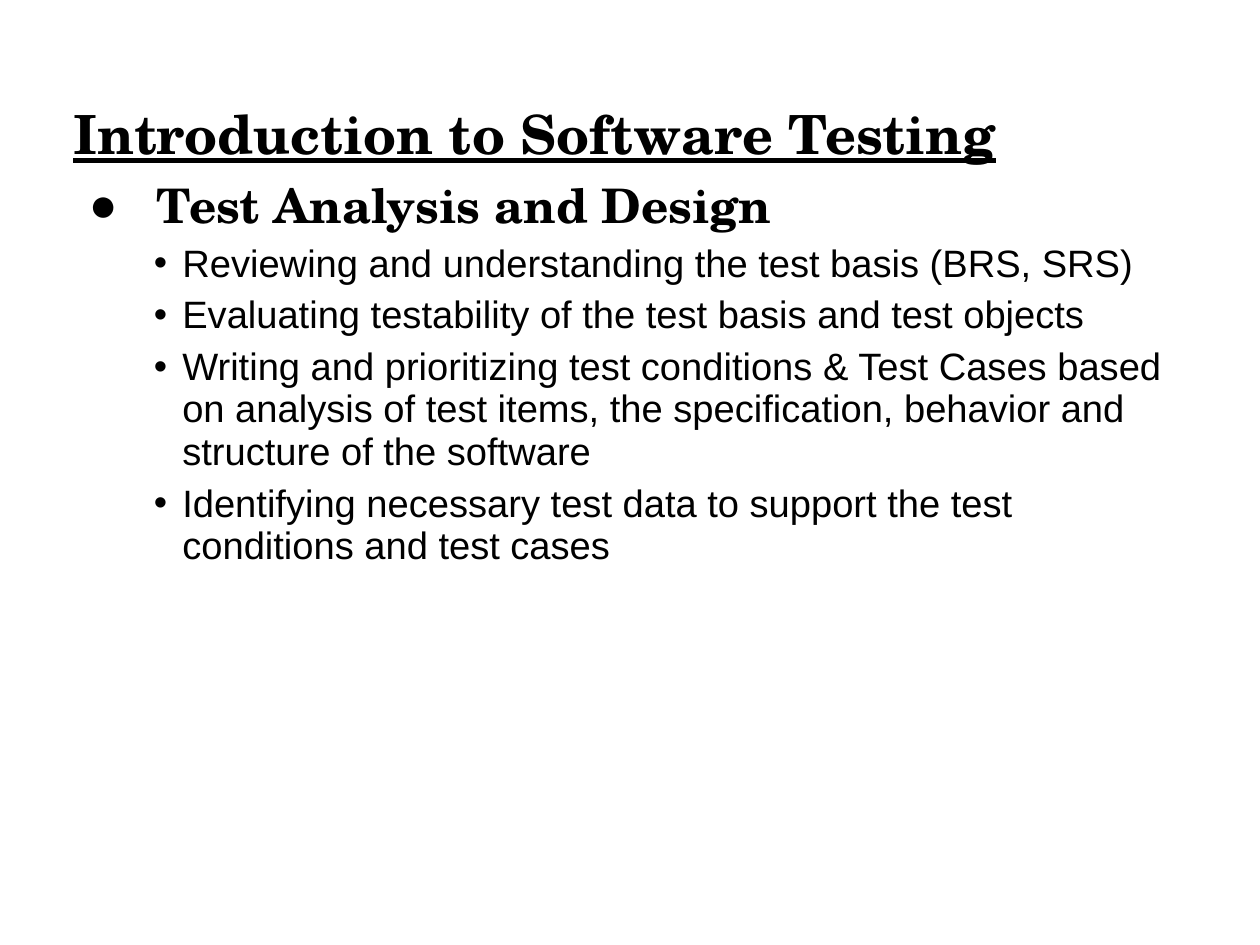
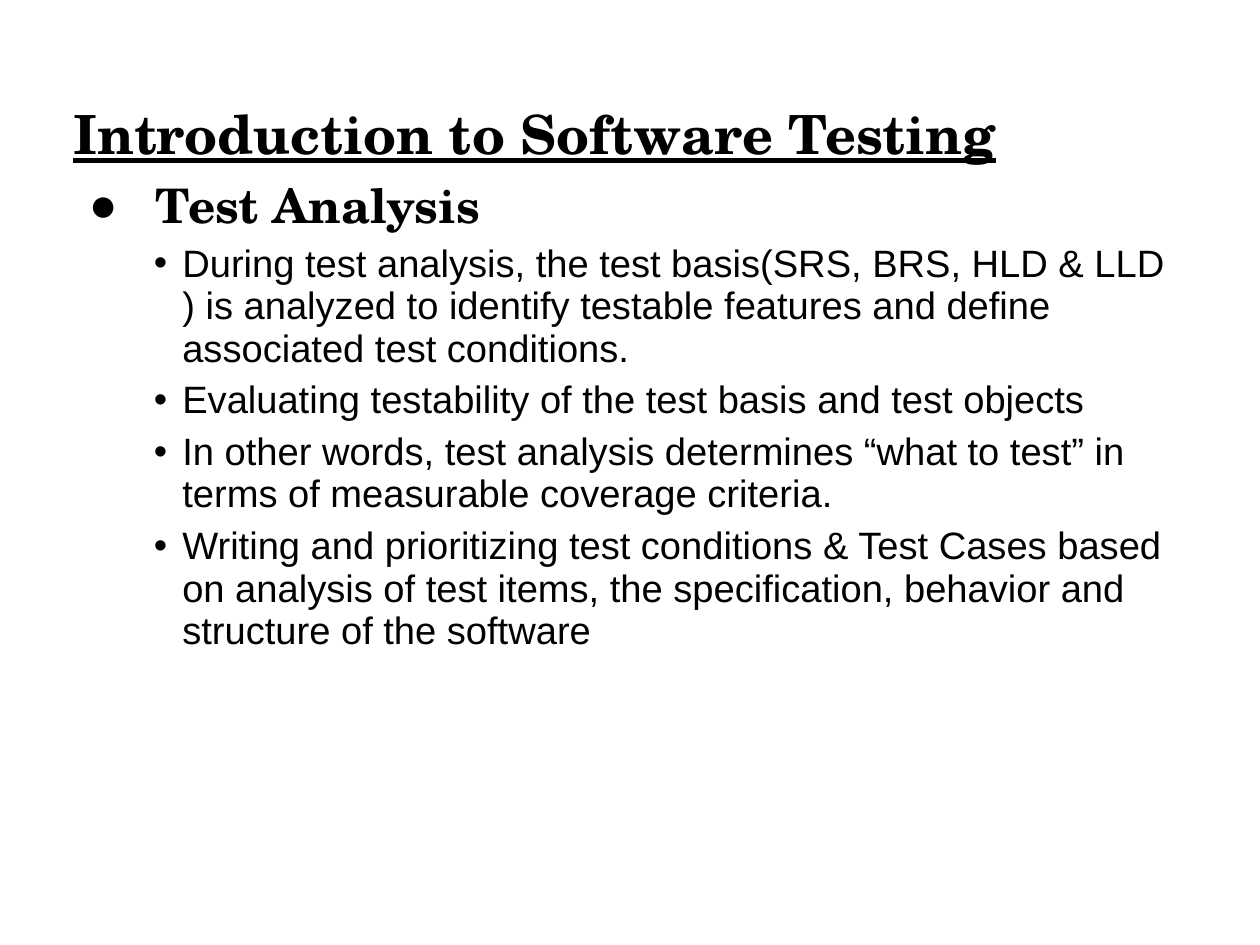
Before and after one commit to vprem99/Framework, a slide deck: slide 33 of Module1.ppt (slide 25 before the commit). Drawn at 1260x945 pixels with LibreOffice and Linux fonts; fonts in the diff are those of the drawing. Boxes give left, top, right and bottom in pixels: in the first picture for what was removed or moved away, otherwise in the second. Text is boxed around its words. In the diff, an @@ line names an element or a change of style, - is before the commit and + after.

```diff
--- a/Module1.ppt
+++ b/Module1.ppt
@@ text at (156,188,1164,363): text changed @@
-  ● Test Analysis and Design
-    • Reviewing and understanding the test basis (BRS, SRS)
+  ● Test Analysis
+    • During test analysis, the test basis(SRS, BRS, HLD & LLD ) is analyzed to identify testable features and define associated test conditions.
@@ text at (182,437,1125,515): paragraph added @@
+    • In other words, test analysis determines “what to test” in terms of measurable coverage criteria.
@@ text at (182,489,1012,560): paragraph removed @@
-    • Identifying necessary test data to support the test conditions and test cases
```
Also in this commit, not shown: 31 other slides changed, 14 slides added.
